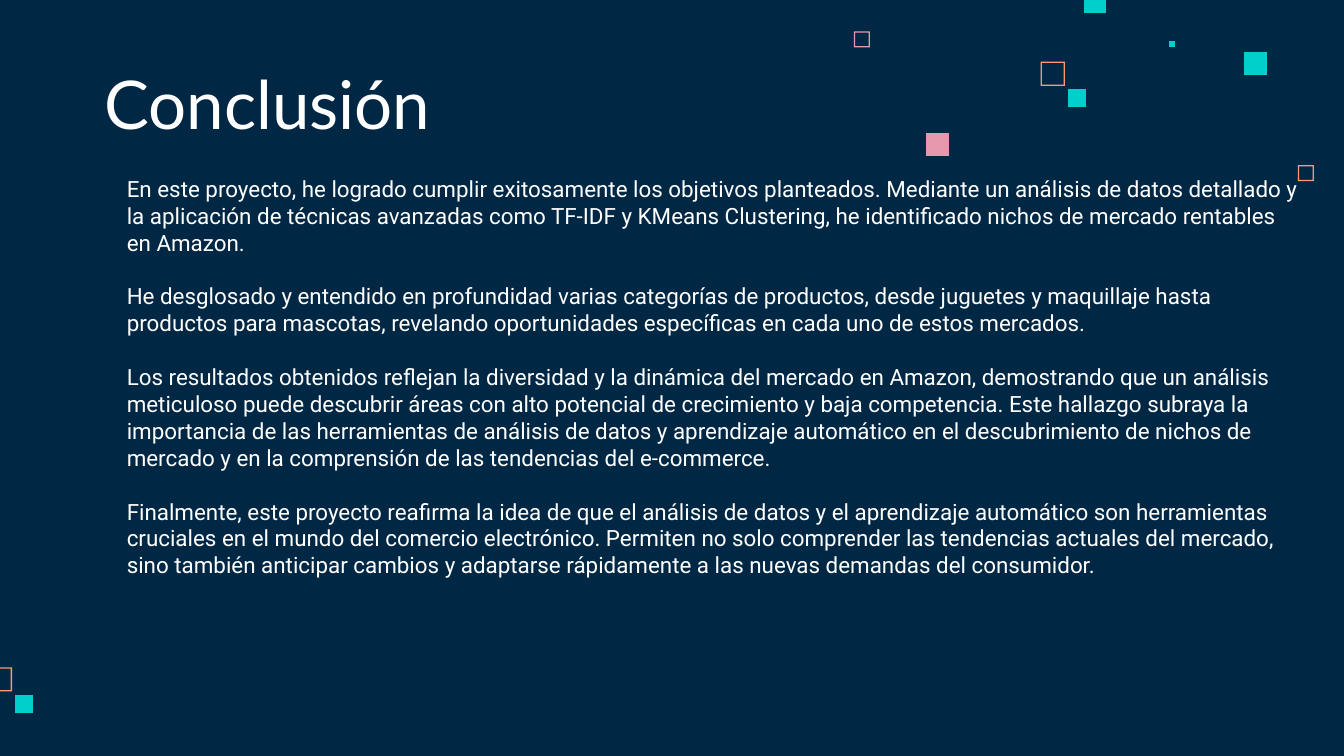
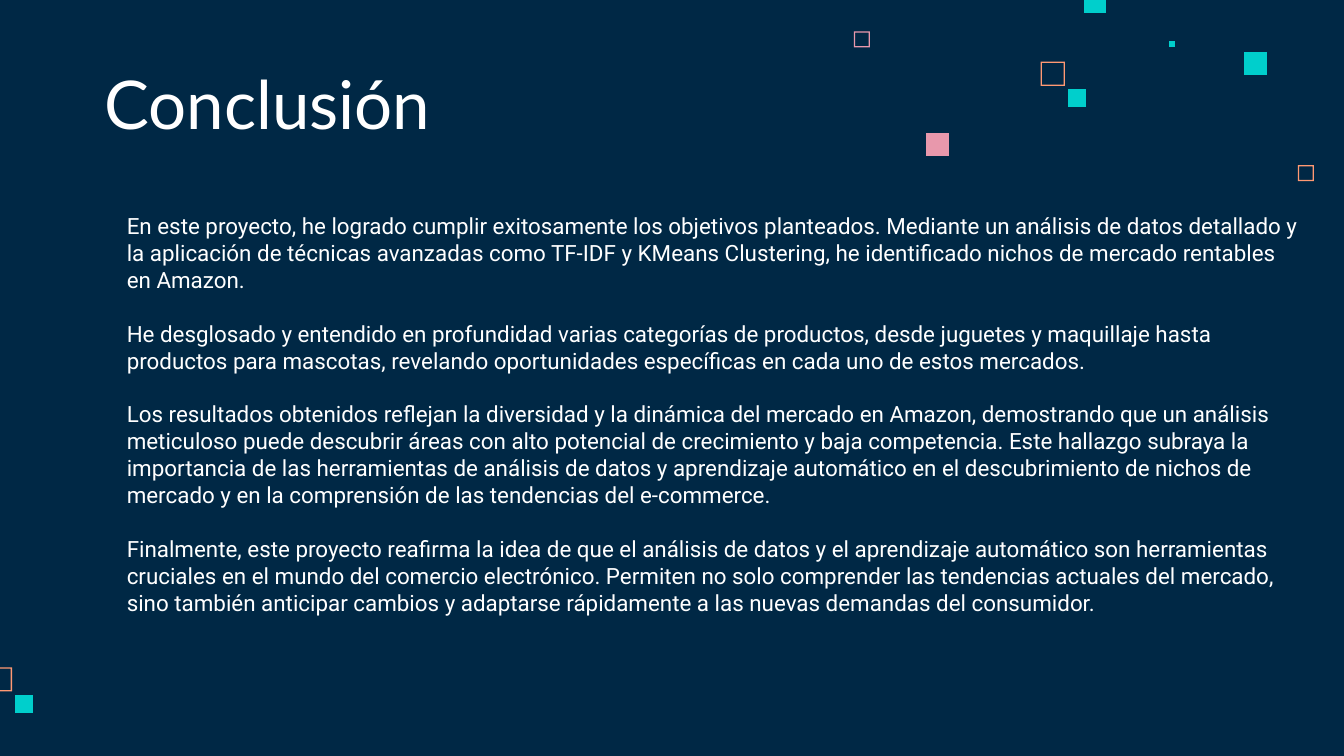
Before and after one commit to ChrissValdez/Proyecto_Integrador, a slide deck: slide 29 of Proyecto_integrador.pptx. Drawn at 1344x756 pixels with LibreOffice and Linux fonts; fonts in the diff are those of the drawing. Boxes give left, top, right and bottom in pixels: in the first picture for what was removed or moved away, otherwise in the second. Text is boxed around its words. In the diff, an @@ line names an element or a change of style, - is before the commit and + after.

```diff
--- a/Proyecto_integrador.pptx
+++ b/Proyecto_integrador.pptx
@@ text "En este proyecto, he logrado ...": place and size @@
-text "En este proyecto, he logrado ..." at (127, 180, 1297, 578)
+text "En este proyecto, he logrado ..." at (127, 217, 1297, 616)
```
Also in this commit, not shown: 8 other slides changed.
